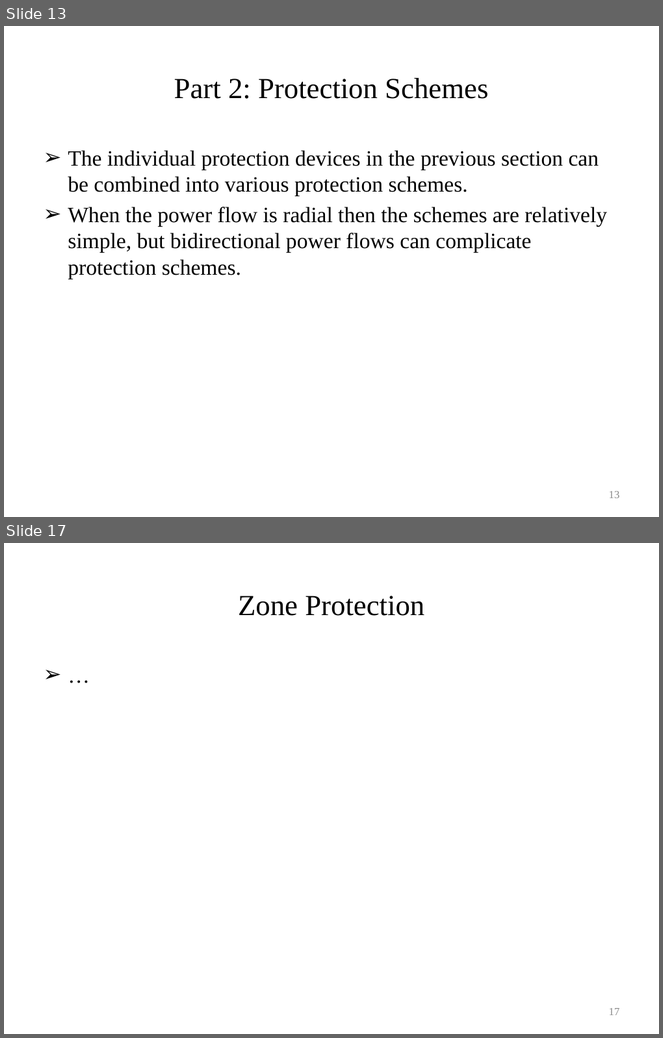
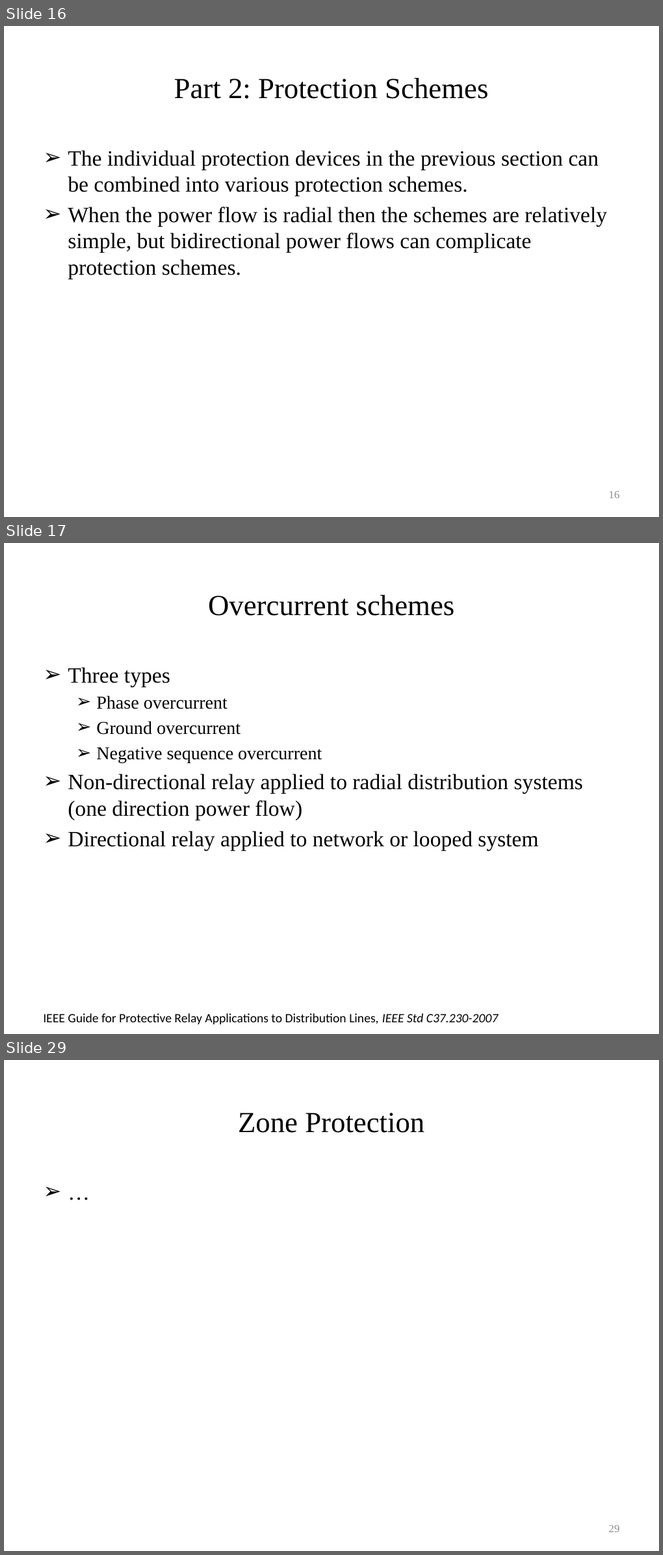
Before and after one commit to gridlab-d/course, a slide deck: University of Washington Class/Module 9 - Automated switching and reconfiguration.pptx. Shown one above the other, each under a label of ours: slides 13 and 17 before the commit, slides 16, 17 and 29 after it; the slides between them are not shown. The pictures are 663x1038 and 663x1555 pixels, drawn with LibreOffice and Linux fonts; fonts in the diff are those of the drawing. Boxes give left, top, right and bottom in pixels: in the first picture for what was removed or moved away, otherwise in the second. Text is boxed around its words. In the diff, an @@ line names an element or a change of style, - is before the commit and + after.

```diff
--- a/University of Washington Class/Module 9 - Automated switching and reconfiguration.pptx
+++ b/University of Washington Class/Module 9 - Automated switching and reconfiguration.pptx
@@ slide 17 added at <box>4,543,659,1034</box>, background #FFFFFF @@
@@ title added at <box>208,595,455,616</box>, 32 pt, text #000000 @@
+Overcurrent schemes
@@ text added at <box>68,667,583,850</box>, 24 pt, text #000000 @@
+➢ Three types
+  ➢ Phase overcurrent
+  ➢ Ground overcurrent
+  ➢ Negative sequence overcurrent
+➢ Non-directional relay applied to radial distribution systems (one direction power flow)
+➢ Directional relay applied to network or looped system
@@ text added at <box>43,1014,499,1025</box>, 14 pt, text #000000 @@
+IEEE Guide for Protective Relay Applications to Distribution Lines, IEEE Std C37.230-2007
@@ what was slide 13 is now slide 16 @@
@@ page number at <box>609,491,620,499</box>: text changed @@
-13
+16
@@ what was slide 17 is now slide 29 @@
@@ page number at <box>609,1525,620,1533</box>: text changed @@
-17
+29
```
Also in this commit, not shown: 4 slides changed, 18 other slides added.
